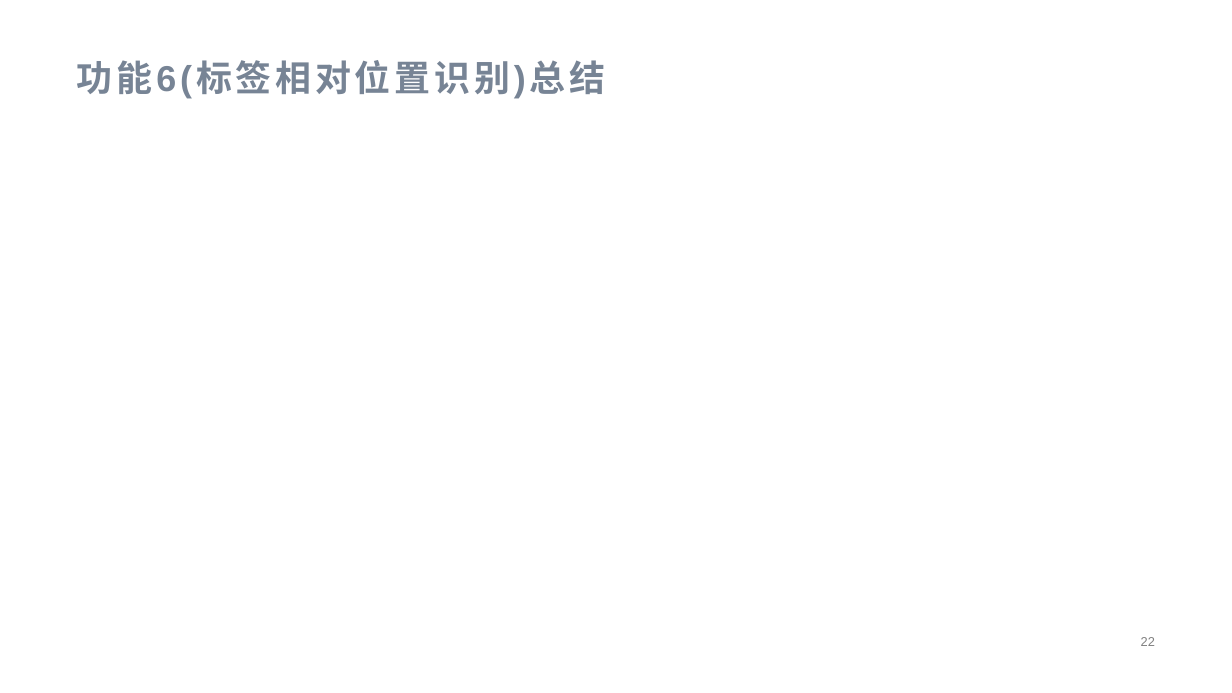
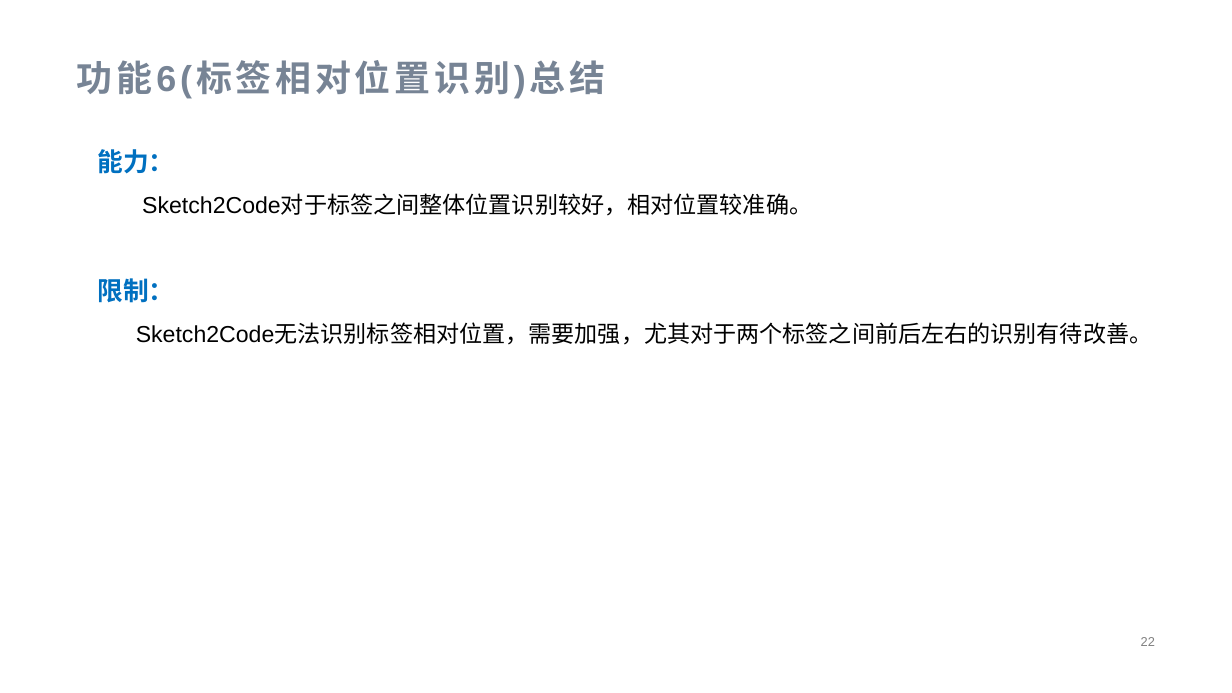
Before and after one commit to MSE-925/Sketch2codeTest, a slide deck: slide 22 of 现代软件工程最终(1).pptx. Drawn at 1232x693 pixels with LibreOffice and Linux fonts; fonts in the diff are those of the drawing. Boxes give left, top, right and bottom in pixels: in the first picture for what was removed or moved away, otherwise in the second. Text is boxed around its words. In the diff, an @@ line names an element or a change of style, - is before the commit and + after.

```diff
--- a/现代软件工程最终(1).pptx
+++ b/现代软件工程最终(1).pptx
@@ text added at [97,149,1153,345], 18 pt, text #000000 @@
+能力：
+Sketch2Code对于标签之间整体位置识别较好，相对位置较准确。
+限制：
+Sketch2Code无法识别标签相对位置，需要加强，尤其对于两个标签之间前后左右的识别有待改善。
```
Also in this commit, not shown: 9 other slides changed, 1 other file.
